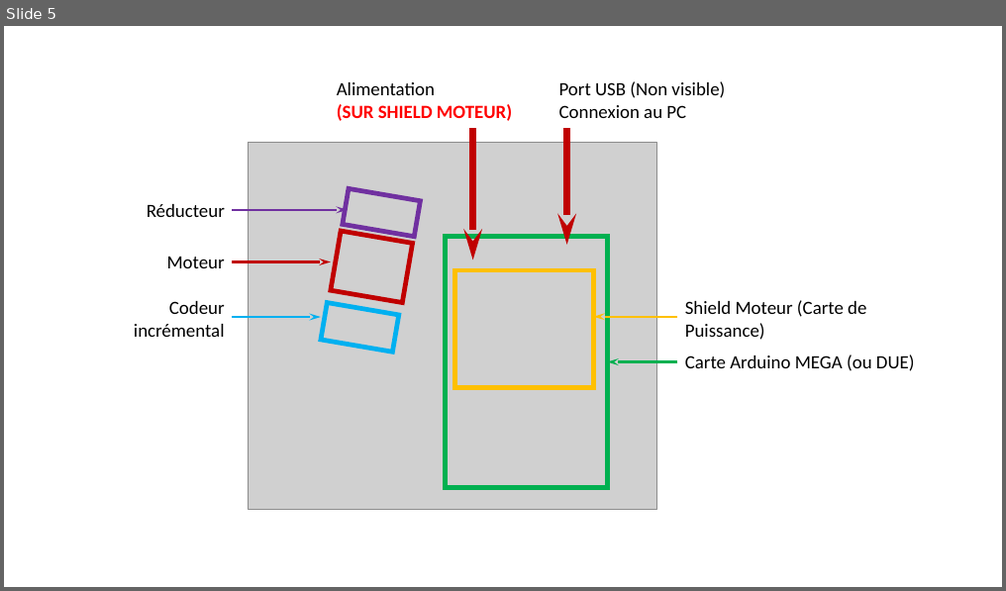
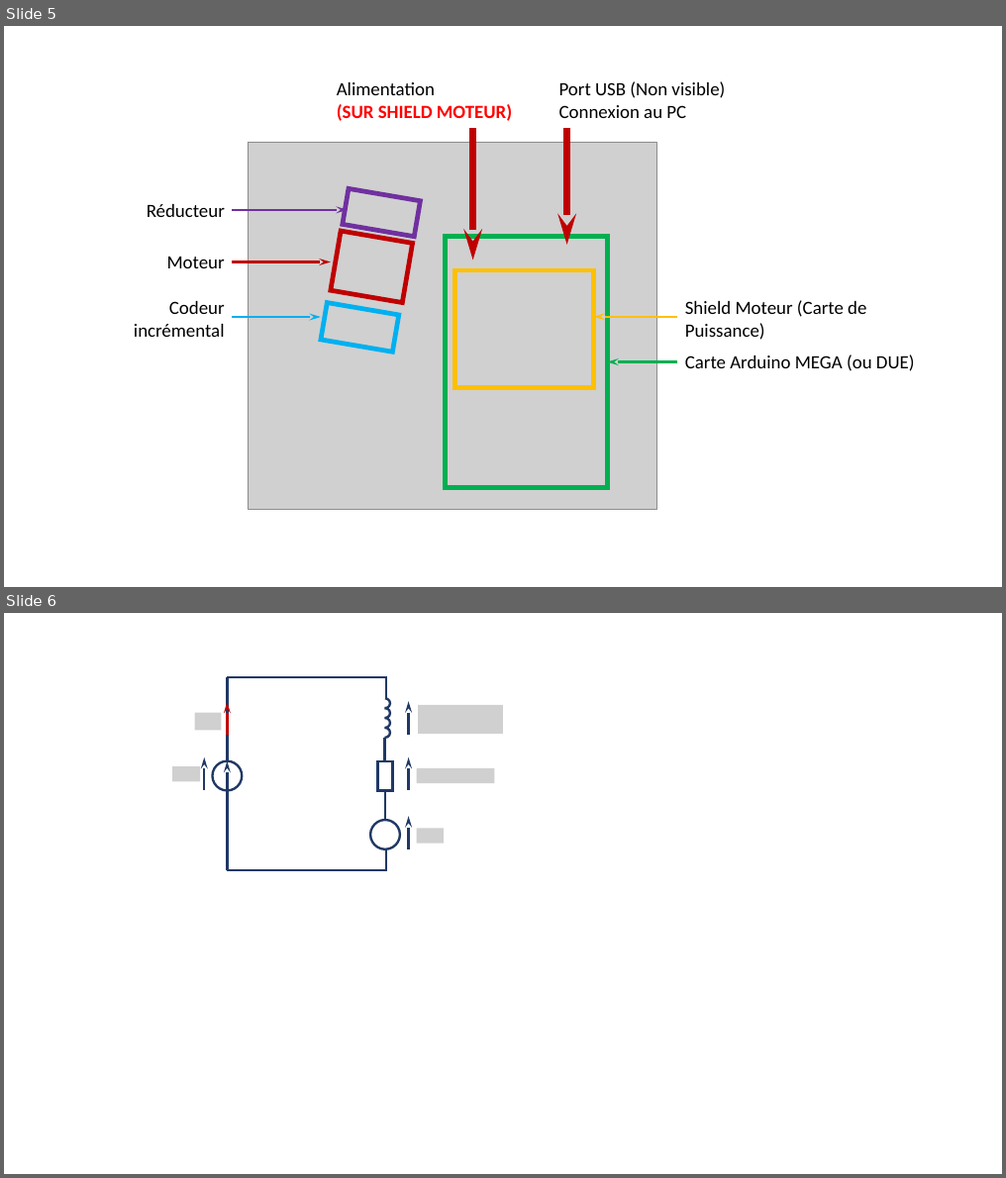
Before and after one commit to xpessoles/TP_Documents_PSI, a slide deck: 12_MoteurCC_3Sigma/Figures_Documentation.pptx. Shown one above the other, each under a label of ours: slide 5 before the commit, slides 5 and 6 after it. The pictures are 1006x591 and 1006x1178 pixels, drawn with LibreOffice and Linux fonts; fonts in the diff are those of the drawing; grey boxes stand for pictures. Boxes give left, top, right and bottom in pixels: in the first picture for what was removed or moved away, otherwise in the second. Text is boxed around its words. In the diff, an @@ line names an element or a change of style, - is before the commit and + after.

```diff
--- a/12_MoteurCC_3Sigma/Figures_Documentation.pptx
+++ b/12_MoteurCC_3Sigma/Figures_Documentation.pptx
@@ slide 6 added at <box>4,613,1002,1174</box>, background #FFFFFF @@
@@ line added from (227, 761) to (227, 677), #203864 2.25 pt @@
@@ line added from (385, 677) to (227, 677), #203864 2.25 pt @@
@@ arrow added from (408, 735) to (408, 701), #203864 2.25 pt @@
@@ picture added at <box>195,713,221,731</box> @@
@@ arrow added from (227, 735) to (227, 702), #C00000 2.25 pt @@
@@ picture added at <box>418,705,503,734</box> @@
@@ arrow added from (205, 790) to (205, 758), #203864 2.25 pt @@
@@ arrow added from (408, 790) to (408, 758), #203864 2.25 pt @@
@@ picture added at <box>172,766,200,781</box> @@
@@ ellipse added at <box>212,761,242,790</box>, outline #203864 2.25 pt @@
@@ line added from (227, 870) to (227, 790), #203864 2.25 pt @@
@@ arrow added from (227, 790) to (227, 761), #203864 2.25 pt @@
@@ picture added at <box>417,768,494,783</box> @@
@@ arrow added from (408, 850) to (408, 816), #203864 2.25 pt @@
@@ group added at <box>371,676,400,872</box>: 4 arc (boxed as its full ellipse)s, 4 lines, 1 rectangle, 1 ellipse @@
@@ picture added at <box>417,828,444,843</box> @@
@@ line added from (227, 870) to (386, 870), #203864 2.25 pt @@
```
Also in this commit, not shown: 2 other slides added.
